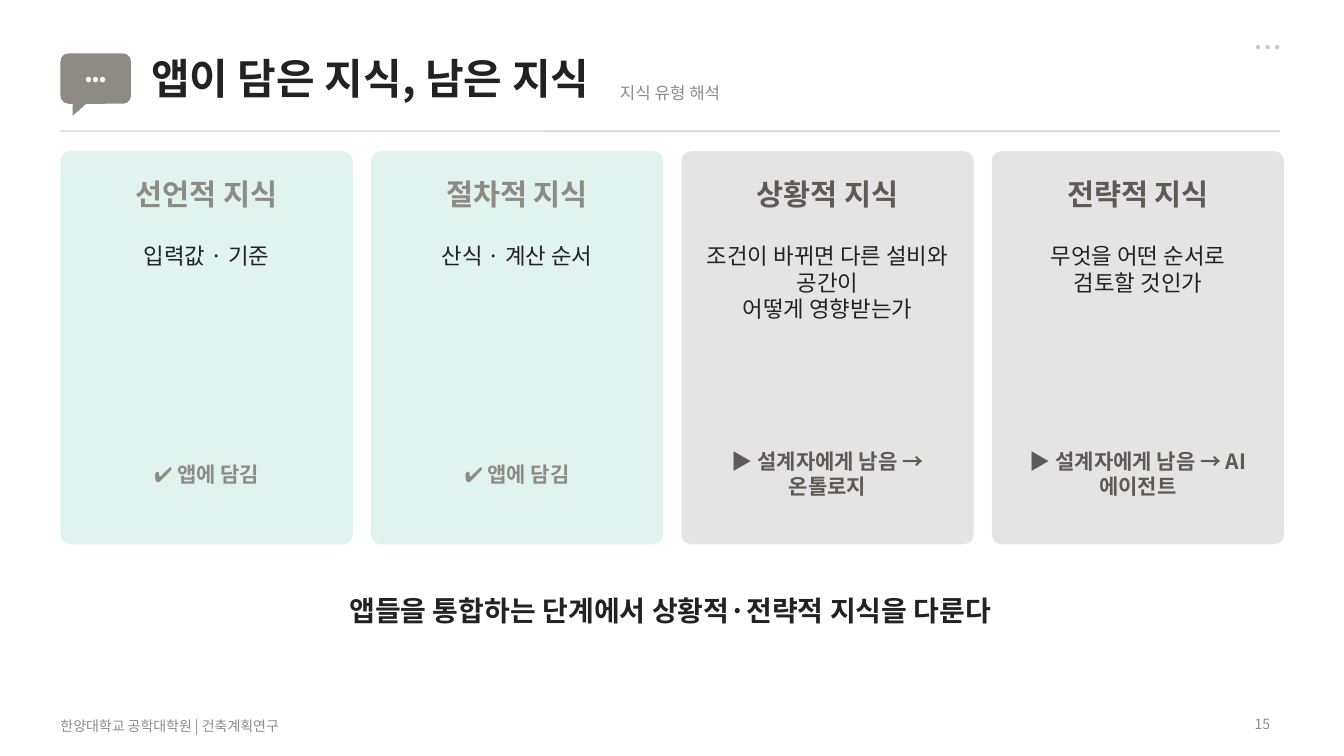
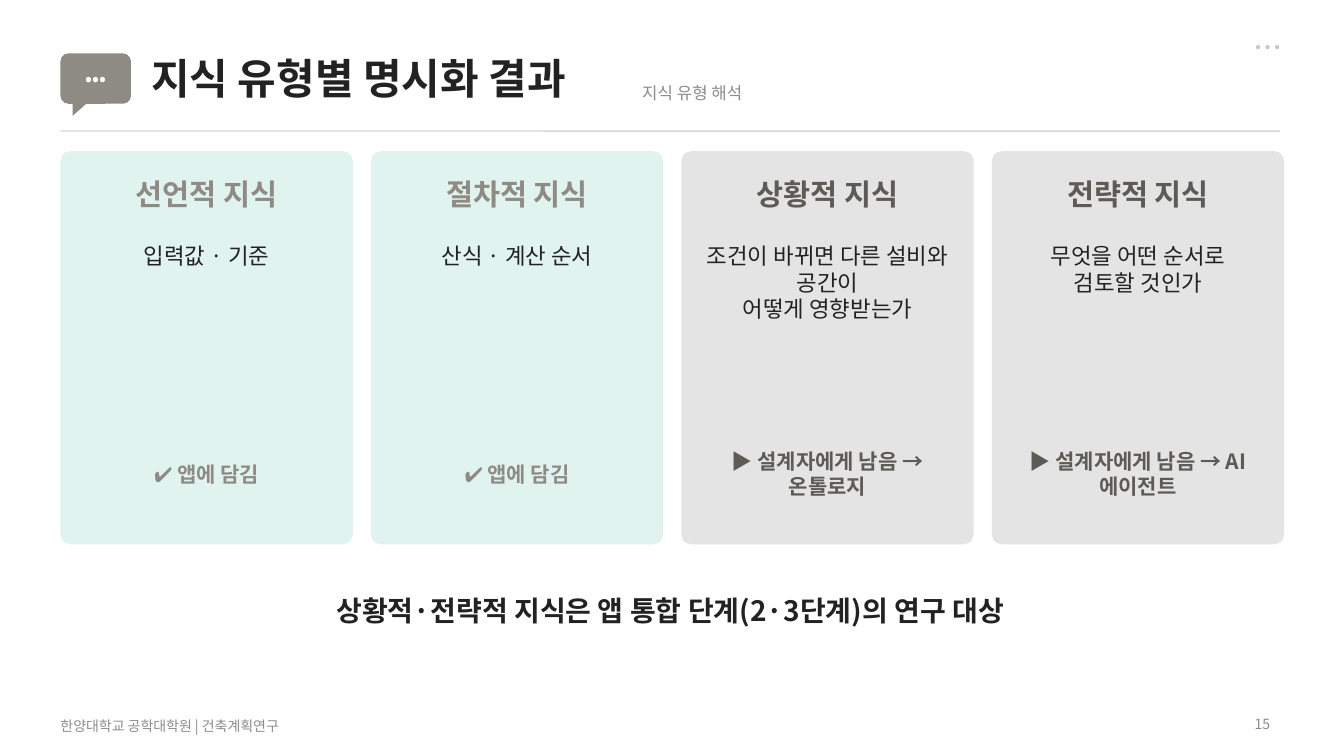
Before and after one commit to sangchuls/pango-gmp, a slide deck: slide 15 of research/final/발표자료_최종.pptx. Drawn at 1344x756 pixels with LibreOffice and Linux fonts; fonts in the diff are those of the drawing. Boxes give left, top, right and bottom in pixels: in the first picture for what was removed or moved away, otherwise in the second. Text is boxed around its words. In the diff, an @@ line names an element or a change of style, - is before the commit and + after.

```diff
--- a/research/final/발표자료_최종.pptx
+++ b/research/final/발표자료_최종.pptx
@@ title at box(151, 58, 566, 98): text changed @@
-앱이 담은 지식, 남은 지식
+지식 유형별 명시화 결과
@@ text "지식 유형 해석": place and size @@
-text "지식 유형 해석" at box(620, 85, 720, 100)
+text "지식 유형 해석" at box(642, 85, 742, 100)
@@ text at box(336, 597, 1004, 627): text changed @@
-앱들을 통합하는 단계에서 상황적·전략적 지식을 다룬다
+상황적·전략적 지식은 앱 통합 단계(2·3단계)의 연구 대상
```
Also in this commit, not shown: 16 other slides changed, 4 other files.
